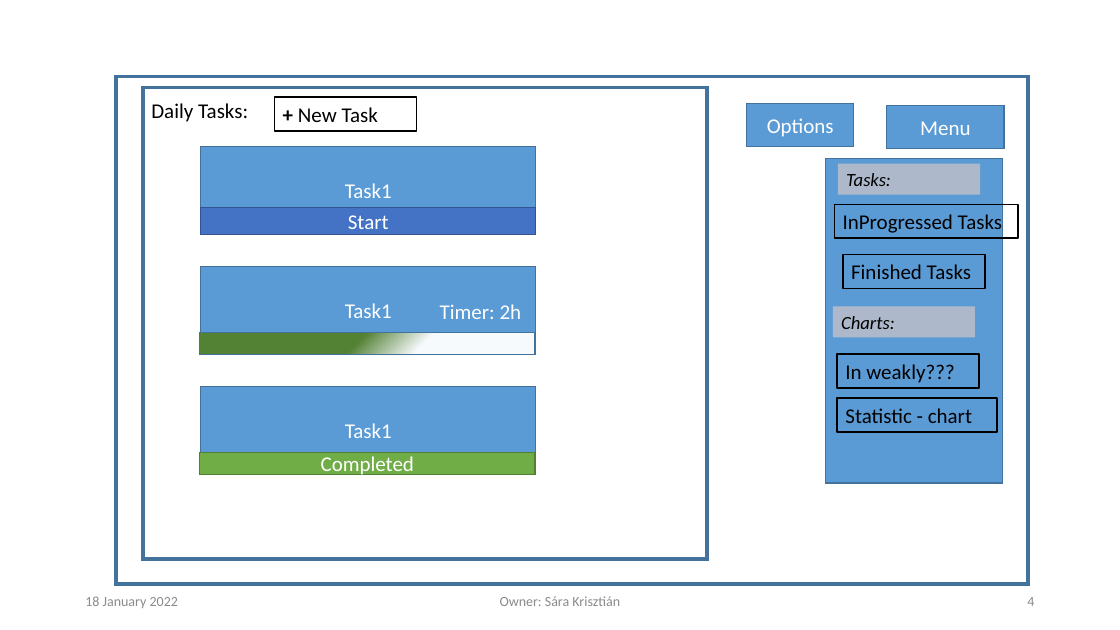
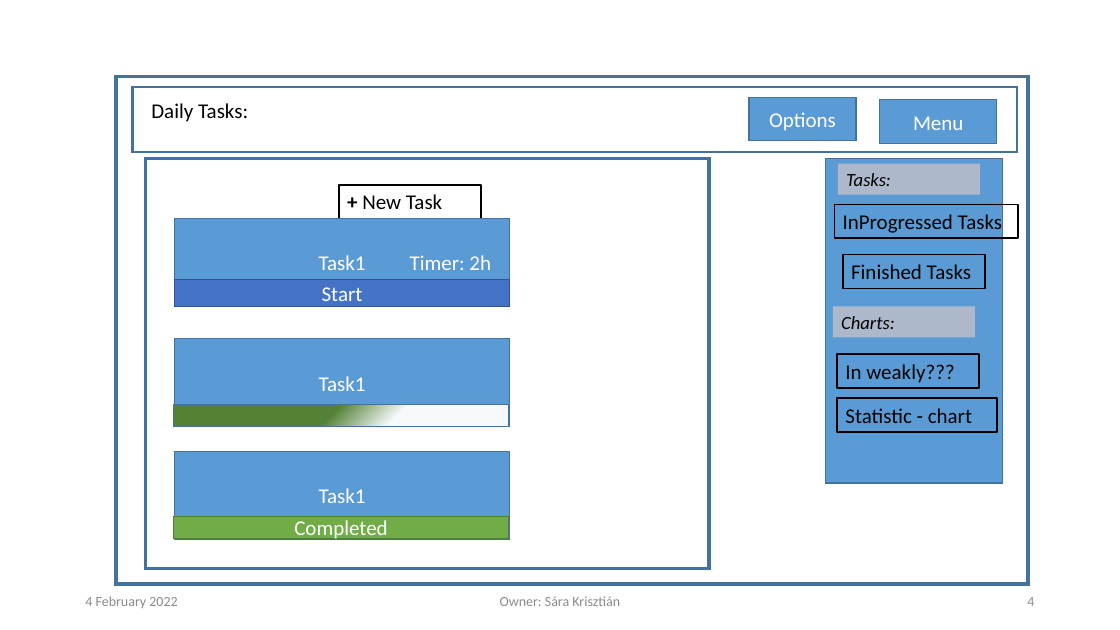
Before and after one commit to krisztian14testgit/ng-task-monitor, a slide deck: slide 4 of plan/TaskTracingApp.pptx. Drawn at 1120x630 pixels with LibreOffice and Linux fonts; fonts in the diff are those of the drawing; background and template pictures are left out. Boxes give left, top, right and bottom in pixels: in the first picture for what was removed or moved away, otherwise in the second. Text is boxed around its words. In the diff, an @@ line names an element or a change of style, - is before the commit and + after.

```diff
--- a/plan/TaskTracingApp.pptx
+++ b/plan/TaskTracingApp.pptx
@@ rectangle added at bbox=[133, 87, 1017, 151], outline #43739E 2 pt @@
@@ rectangle "Options": place and size @@
-rectangle "Options" at bbox=[747, 103, 854, 146]
+rectangle "Options" at bbox=[749, 97, 856, 140]
@@ rectangle "Menu": place and size @@
-rectangle "Menu" at bbox=[887, 106, 1005, 150]
+rectangle "Menu" at bbox=[880, 100, 997, 144]
@@ rectangle: place and size @@
-rectangle at bbox=[143, 87, 707, 559]
+rectangle at bbox=[146, 158, 709, 568]
@@ rectangle "+ New Task": place and size @@
-rectangle "+ New Task" at bbox=[275, 97, 417, 131]
+rectangle "+ New Task" at bbox=[339, 185, 481, 218]
@@ text "Timer: 2h": place and size @@
-text "Timer: 2h" at bbox=[440, 304, 522, 319]
+text "Timer: 2h" at bbox=[410, 255, 491, 270]
@@ rectangle "Task1": place and size @@
-rectangle "Task1" at bbox=[201, 266, 536, 354]
+rectangle "Task1" at bbox=[175, 339, 510, 426]
@@ 3 rectangles: place and size @@
-3 rectangles at bbox=[200, 146, 536, 355]
+3 rectangles at bbox=[174, 218, 510, 427]
@@ rectangle "Task1": place and size @@
-rectangle "Task1" at bbox=[201, 386, 536, 474]
+rectangle "Task1" at bbox=[175, 451, 510, 539]
@@ rectangle "Completed": place and size @@
-rectangle "Completed" at bbox=[200, 453, 535, 475]
+rectangle "Completed" at bbox=[174, 517, 509, 539]
@@ text at bbox=[85, 596, 177, 608]: text changed @@
-18 January 2022
+4 February 2022
```
Also in this commit, not shown: 5 other slides changed.
